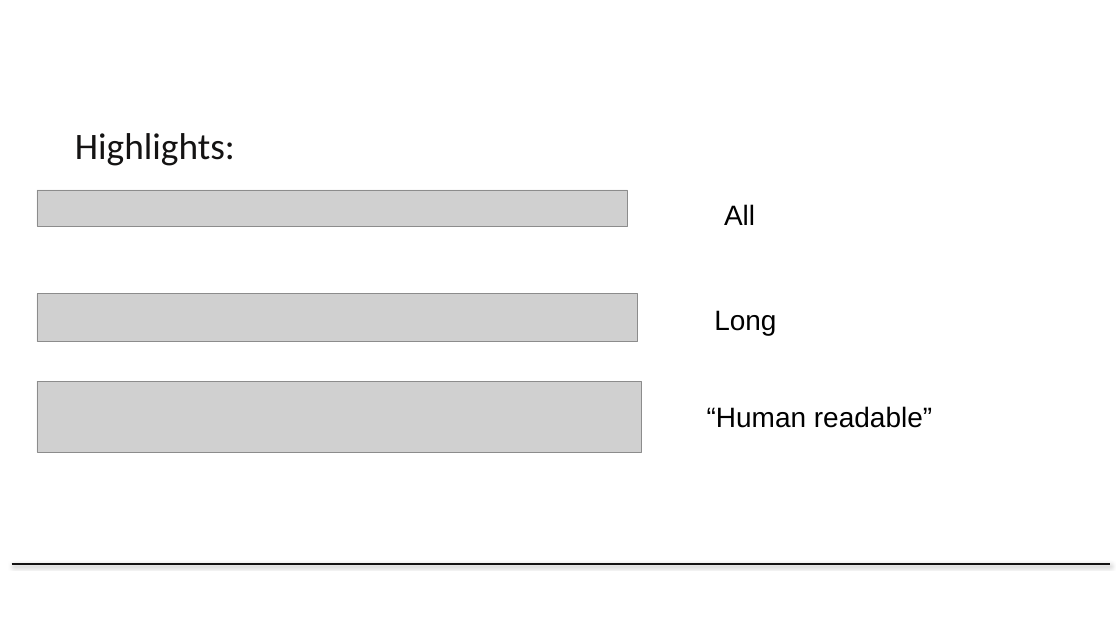
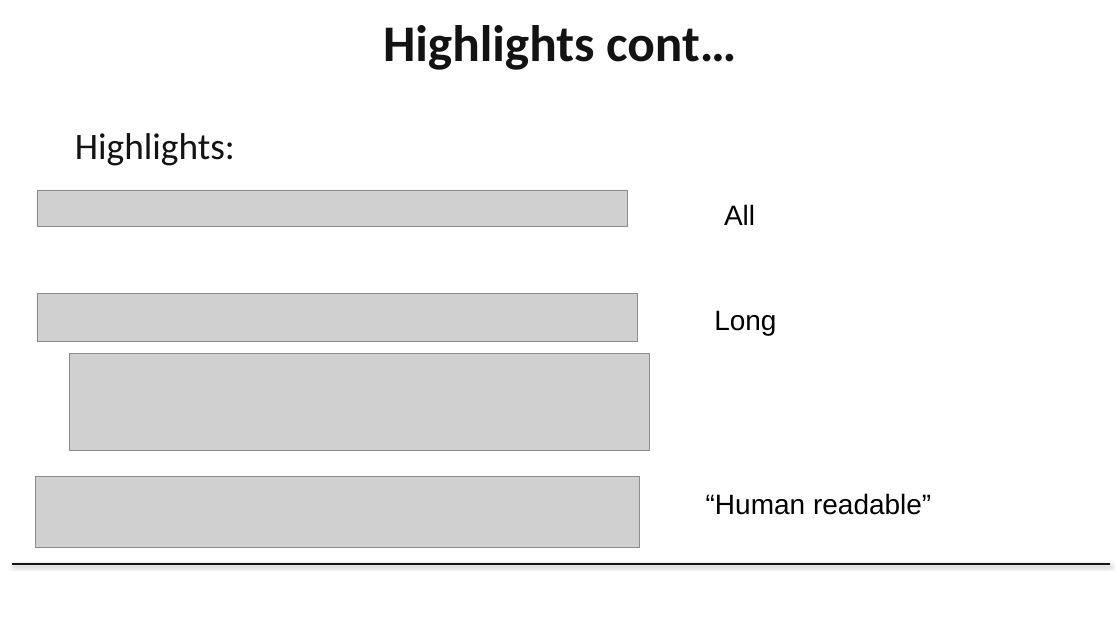
Before and after one commit to Dowell-Lab/srworkshop, a slide deck: slide 21 of day02/slides/Day2_Slides_2023_HT.pptx (slide 18 before the commit). Drawn at 1120x630 pixels with LibreOffice and Linux fonts; fonts in the diff are those of the drawing; grey boxes stand for pictures; background and template pictures are left out. Boxes give left, top, right and bottom in pixels: in the first picture for what was removed or moved away, otherwise in the second. Text is boxed around its words. In the diff, an @@ line names an element or a change of style, - is before the commit and + after.

```diff
--- a/day02/slides/Day2_Slides_2023_HT.pptx
+++ b/day02/slides/Day2_Slides_2023_HT.pptx
@@ title added at [383, 25, 736, 70], 44 pt, text #141313, bold @@
+Highlights cont…
@@ picture added at [70, 354, 650, 451] @@
@@ picture: place and size @@
-picture at [37, 381, 641, 453]
+picture at [35, 476, 639, 548]
@@ text "“Human readable”": place and size @@
-text "“Human readable”" at [707, 406, 932, 428]
+text "“Human readable”" at [706, 493, 931, 515]
```
Also in this commit, not shown: 5 other slides changed, 3 slides added.
